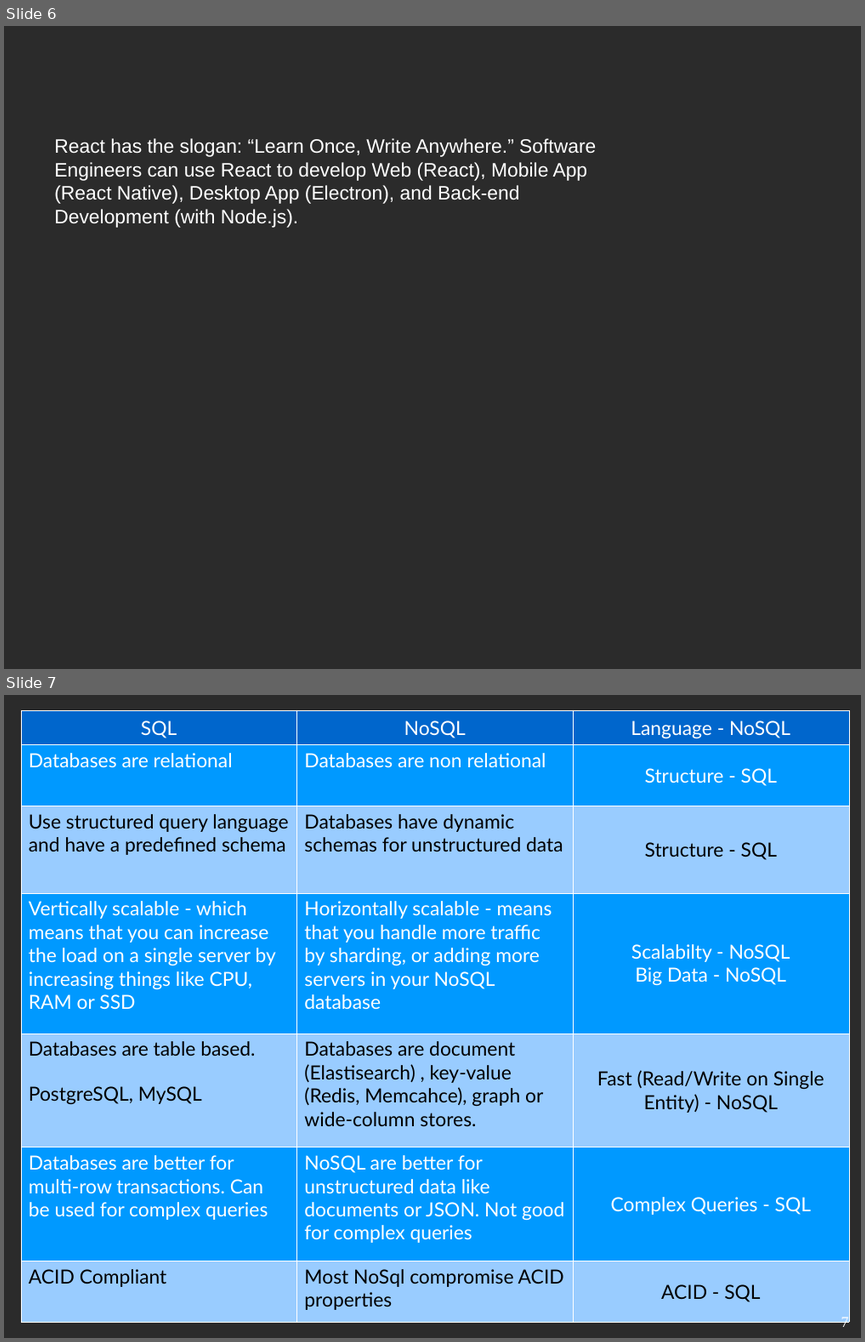
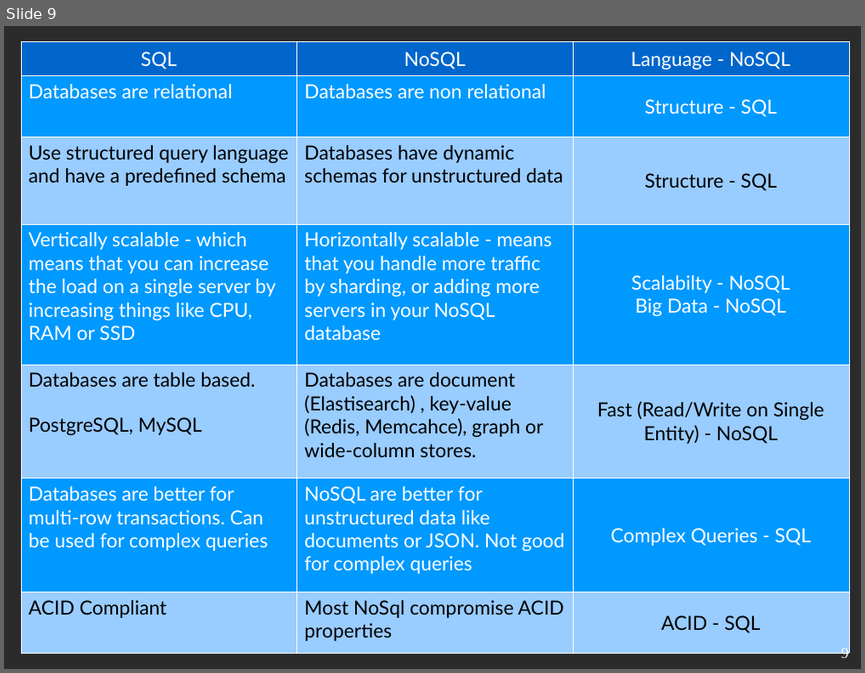
Before and after one commit to udaykarkera/udaykarkera.github.io, a slide deck: Future of the platform.odp. Shown one above the other, each under a label of ours: slides 6 and 7 before the commit, slide 9 after it. The pictures are 865x1342 and 865x673 pixels, drawn with LibreOffice and Linux fonts; fonts in the diff are those of the drawing; background and template pictures are left out; a plain dark background stands for a picture behind light text. Boxes give left, top, right and bottom in pixels: in the first picture for what was removed or moved away, otherwise in the second. Text is boxed around its words. In the diff, an @@ line names an element or a change of style, - is before the commit and + after.

```diff
--- a/Future of the platform.odp
+++ b/Future of the platform.odp
@@ slide 6 removed at box(4, 26, 861, 669), background picture (left out) @@
@@ text removed at box(54, 138, 596, 227) @@
-React has the slogan: “Learn Once, Write Anywhere.” Software Engineers can use React to develop Web (React), Mobile App (React Native), Desktop App (Electron), and Back-end Development (with Node.js).
@@ what was slide 7 is now slide 9 @@
@@ page number at box(841, 647, 849, 661): text changed @@
-7
+9
```
Also in this commit, not shown: 3 slides changed, 6 slides added, 1 other slide removed, 11 other files.
